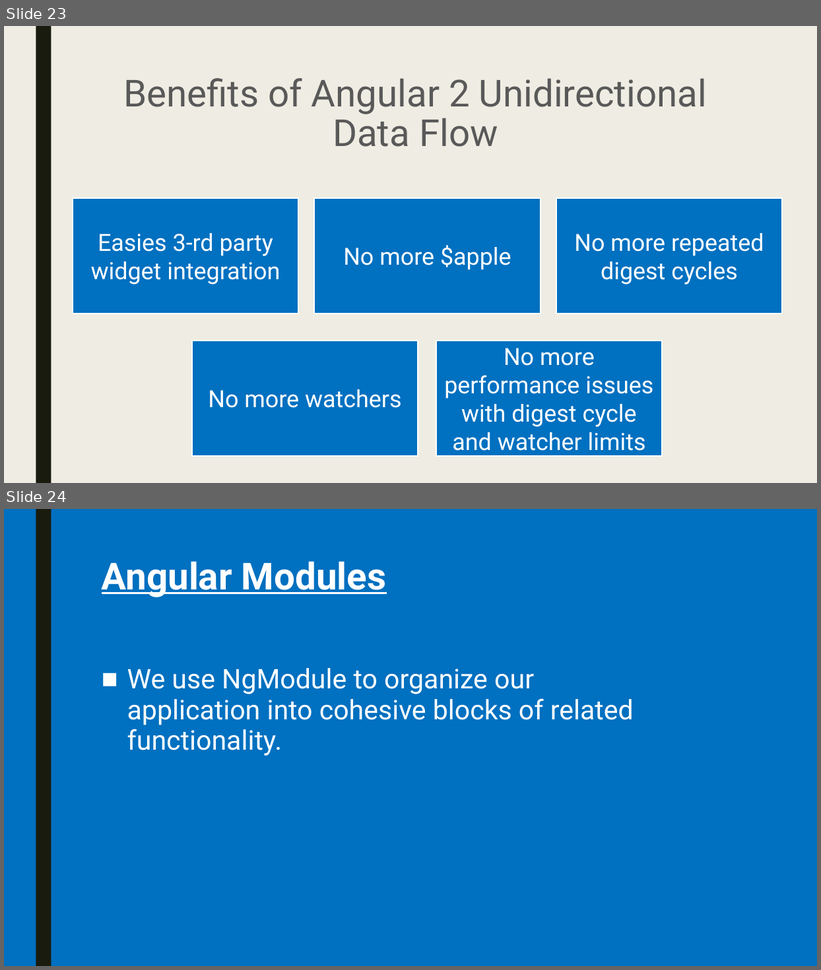
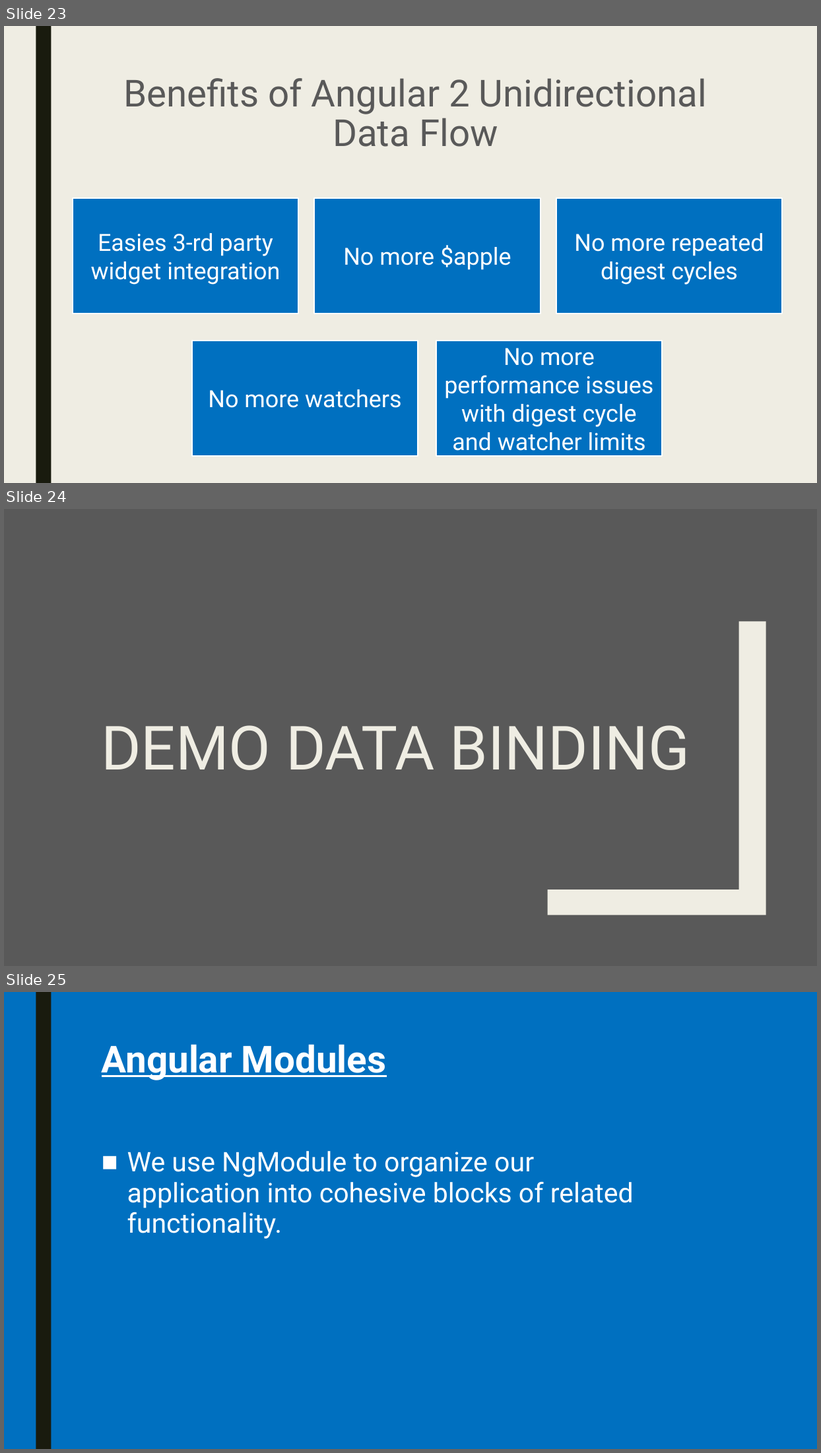
Before and after one commit to pkyurkchiev/mean-stack, a slide deck: presentations/angular2.pptx. Shown one above the other, each under a label of ours: slides 23 and 24 before the commit, slides 23, 24 and 25 after it. The pictures are 821x970 and 821x1453 pixels, drawn with LibreOffice and Linux fonts; fonts in the diff are those of the drawing. Boxes give left, top, right and bottom in pixels: in the first picture for what was removed or moved away, otherwise in the second. Text is boxed around its words. In the diff, an @@ line names an element or a change of style, - is before the commit and + after.

```diff
--- a/presentations/angular2.pptx
+++ b/presentations/angular2.pptx
@@ slide 24 added at (x1=4, y1=509, x2=817, y2=966), background #595959 @@
@@ freeform shape added at (x1=548, y1=621, x2=766, y2=916), fill #EFEDE3 @@
@@ title added at (x1=101, y1=725, x2=690, y2=770), 72 pt, text #EFEDE3 @@
+DEMO DATA BINDING
@@ what was slide 24 is now slide 25 @@
```
Also in this commit, not shown: 4 slides changed, 1 other slide added, 2 other files.
